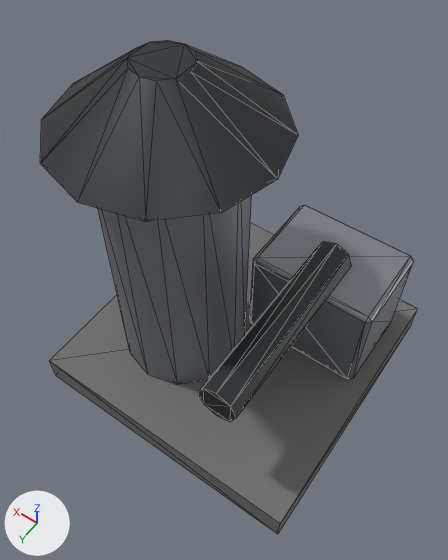
The glTF model public/assets/rooftop_vent.glb as it was, and as the next commit left it.
One viewpoint serves both versions: a 50 mm lens placed at (-1.26, 1.95, 3.76), pointed at (-0.02, 0.2, 1.02). The lights are fixed; the arrows at lower left show +X, +Y and +Z. The older version comes first. Mesh edges are drawn as thin lines. Where no turn or scale is listed for an object, it has been applied to the vertices. Vertices at exactly the same position are counted once.

Script lines for the objects in view, before the commit:
```python
me_rooftopvent_mesh = bpy.data.meshes.new('RooftopVent_Mesh')
me_rooftopvent_mesh.from_pydata(...)  # 96 vertices, 172 faces; spans x -0.9..0.9, y -0.9..0.9, z 0.0..2.27
# faces by material slot: [12, 88, 72]
me_rooftopvent_mesh.materials.append(mat_concrete_dark)  # grey #737373
me_rooftopvent_mesh.materials.append(mat_metal_panel)  # grey #9599a0
me_rooftopvent_mesh.materials.append(mat_metal_dark)  # dark grey #424548
ob_rooftopvent_mesh = bpy.data.objects.new('RooftopVent_Mesh', me_rooftopvent_mesh)
ob_rooftopvent_mesh.location = (0.0, 0.0, 0.0)
```
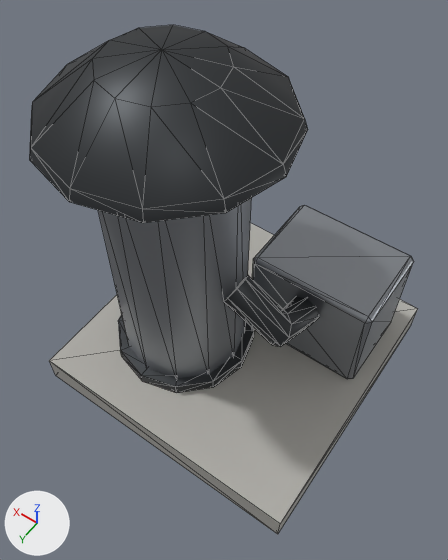
What differs and where, as boxes [x1, y1, x2, y2] in the pictures (448 x 560 px):
'RooftopVent_Mesh', reshaped: before [40, 40, 418, 534]; after [29, 25, 418, 534]
part 1 of me_rooftopvent_mesh, rebuilt (8% wider, 9% taller): before [40, 40, 298, 222]; after [29, 25, 308, 223]
part 2 of me_rooftopvent_mesh, added: after [118, 314, 254, 393]
part 3 of me_rooftopvent_mesh, added: after [224, 275, 319, 346]
part 4 of me_rooftopvent_mesh, deleted: before [198, 241, 352, 422]
part 5 of me_rooftopvent_mesh, recoloured (lighter): [49, 223, 418, 534] in both

Patch to the scene script:
```diff
--- a/public/assets/rooftop_vent.glb.py
+++ b/public/assets/rooftop_vent.glb.py
@@ mat_concrete @@
+mat_concrete = principled_material('Concrete')
+mat_concrete.base_color = (0.44, 0.43, 0.4)  # grey #b1afaa
+mat_concrete.roughness = 0.85
@@ me_rooftopvent_mesh @@
 # used by ob_rooftopvent_mesh; location = (0.0, 0.0, 0.0)
-me_rooftopvent_mesh.from_pydata(...)  # 96 vertices, 172 faces; spans x -0.9..0.9, y -0.9..0.9, z 0.0..2.27
+me_rooftopvent_mesh.from_pydata(...)  # 178 vertices, 336 faces; spans x -0.9..0.94, y -0.9..0.9, z 0.0..2.32
+# me_rooftopvent_mesh part 1: the loose piece of 24 vertices spanning x -0.3..0.9, y -0.4..0.8, z 1.92..2.27 is rebuilt with 50 vertices and now spans x -0.34..0.94, y -0.44..0.84, z 1.96..2.32
+# me_rooftopvent_mesh part 2: a new loose piece of 48 vertices spanning x -0.16..0.76, y -0.26..0.66, z 0.2..0.28, in mat_metal_dark (dark grey #424548)
+# me_rooftopvent_mesh part 3: a new loose piece of 24 vertices spanning x -0.5..-0.06, y -0.14..0.3, z 0.61..1.09, in mat_metal_dark (dark grey #424548)
+# me_rooftopvent_mesh part 4
+# 16 vertices are removed from x -0.52..-0.28, y -0.4..0.8, z 0.78..1.02
+# 28 faces are deleted
+# me_rooftopvent_mesh part 5: 12 faces spanning x -0.9..0.9, y -0.9..0.9, z 0.0..0.2 switch from mat_concrete_dark (grey #737373) to mat_concrete (grey #b1afaa)
 me_rooftopvent_mesh.materials.append(mat_metal_panel)
```
